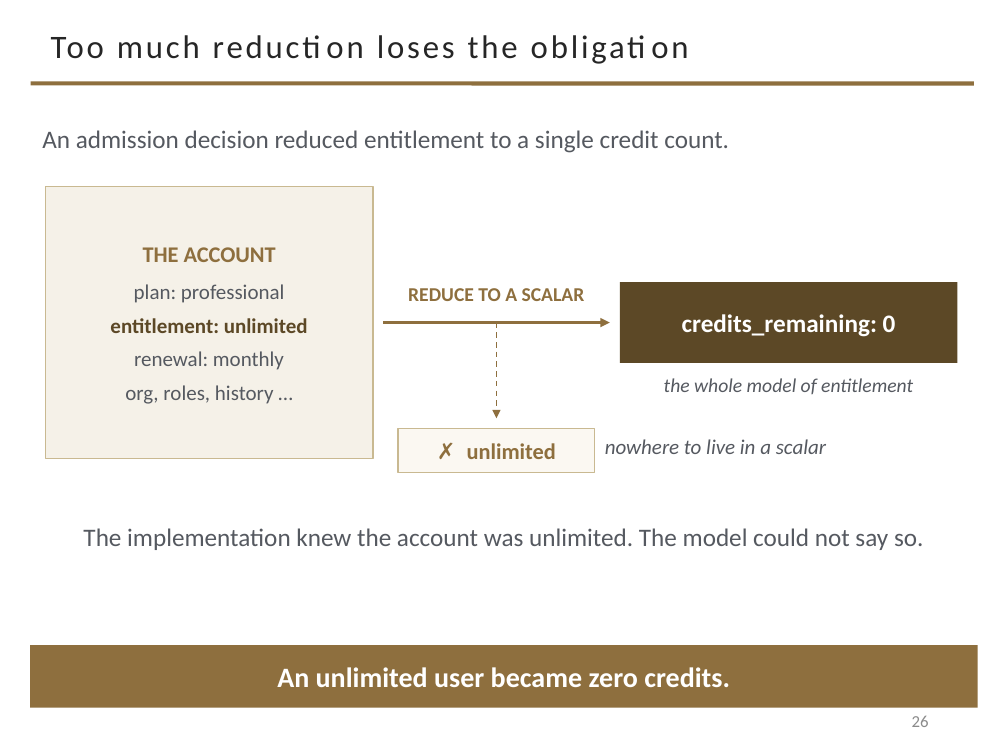
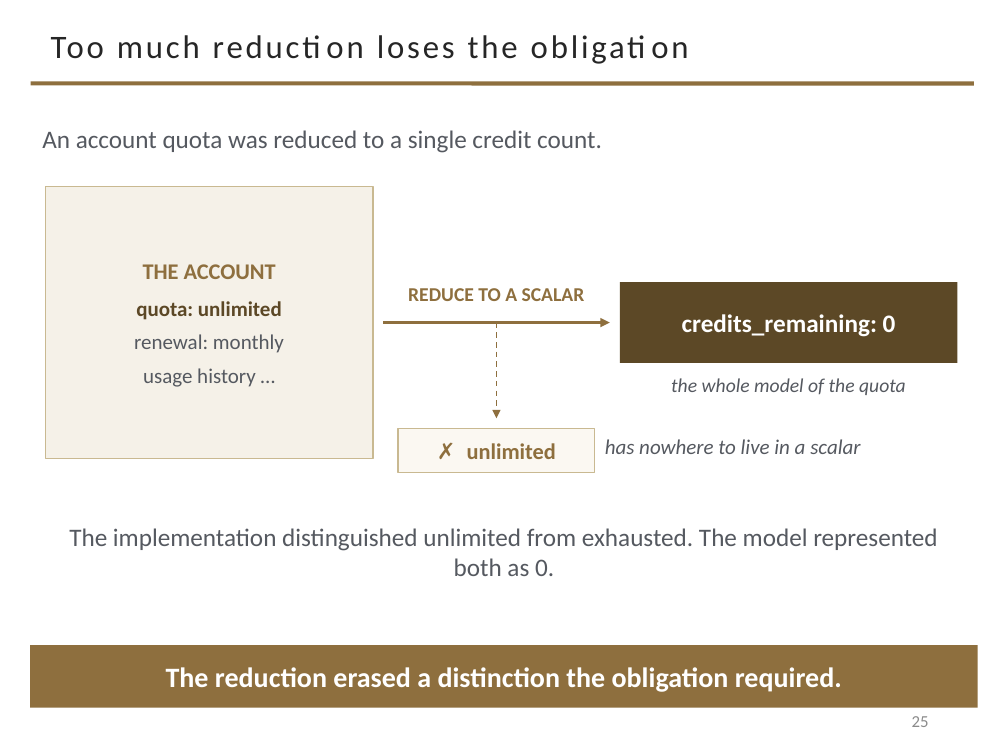
Before and after one commit to davisjam/model-based-agentic-software-engineering, a slide deck: slide 25 of course/lectures/act-2-delegation-and-control/02-modeling/2-2-Modeling-1-Purposeful-Reduction.pptx (slide 26 before the commit). Drawn at 1008x756 pixels with LibreOffice and Linux fonts; fonts in the diff are those of the drawing; background and template pictures are left out. Boxes give left, top, right and bottom in pixels: in the first picture for what was removed or moved away, otherwise in the second. Text is boxed around its words. In the diff, an @@ line names an element or a change of style, - is before the commit and + after.

```diff
--- a/course/lectures/act-2-delegation-and-control/02-modeling/2-2-Modeling-1-Purposeful-Reduction.pptx
+++ b/course/lectures/act-2-delegation-and-control/02-modeling/2-2-Modeling-1-Purposeful-Reduction.pptx
@@ text at bbox=[42, 130, 602, 153]: text changed @@
-An admission decision reduced entitlement to a single credit count.
+An account quota was reduced to a single credit count.
@@ text in rectangle at bbox=[136, 301, 282, 320]: text changed @@
-plan: professional
-entitlement: unlimited
+quota: unlimited
@@ text in rectangle at bbox=[143, 368, 256, 387]: text changed @@
-org, roles, history …
+usage history …
@@ text at bbox=[671, 378, 906, 395]: text changed @@
-the whole model of entitlement
+the whole model of the quota
@@ text at bbox=[605, 439, 860, 454]: text changed @@
-nowhere to live in a scalar
+has nowhere to live in a scalar
@@ text at bbox=[69, 528, 937, 576]: text changed @@
-The implementation knew the account was unlimited. The model could not say so.
+The implementation distinguished unlimited from exhausted. The model represented both as 0.
@@ text in rectangle at bbox=[166, 667, 842, 692]: text changed @@
-An unlimited user became zero credits.
+The reduction erased a distinction the obligation required.
@@ page number at bbox=[912, 716, 929, 727]: text changed @@
-26
+25
```
Also in this commit, not shown: 5 other slides changed, 1 slide added.
